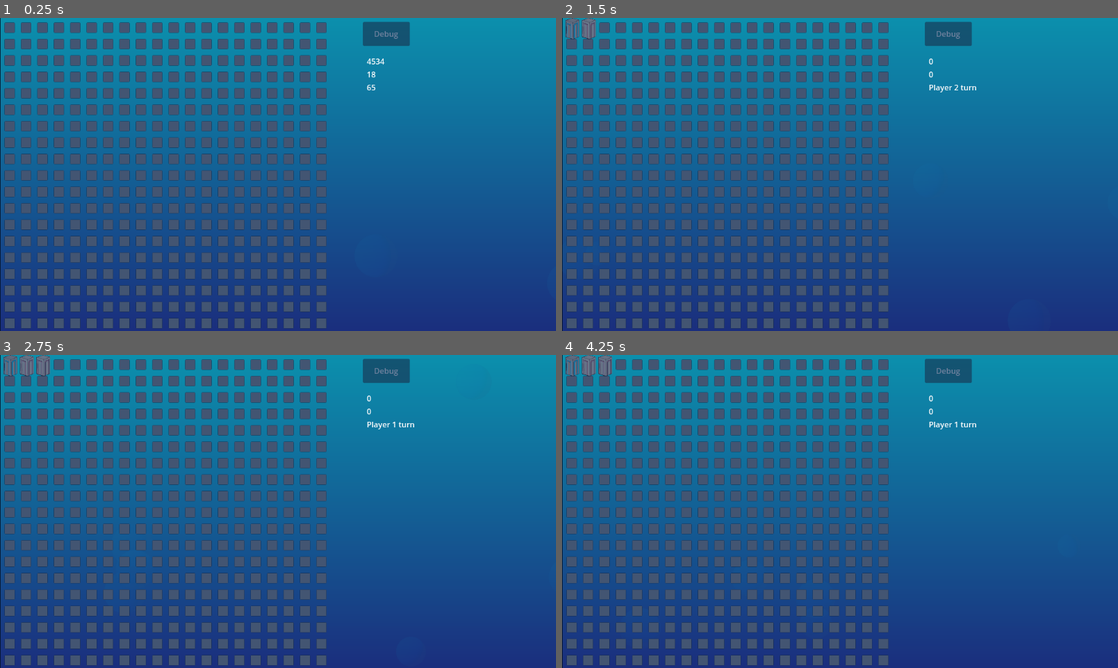
Above: before the commit, frames 1-4 (two rows, left to right).
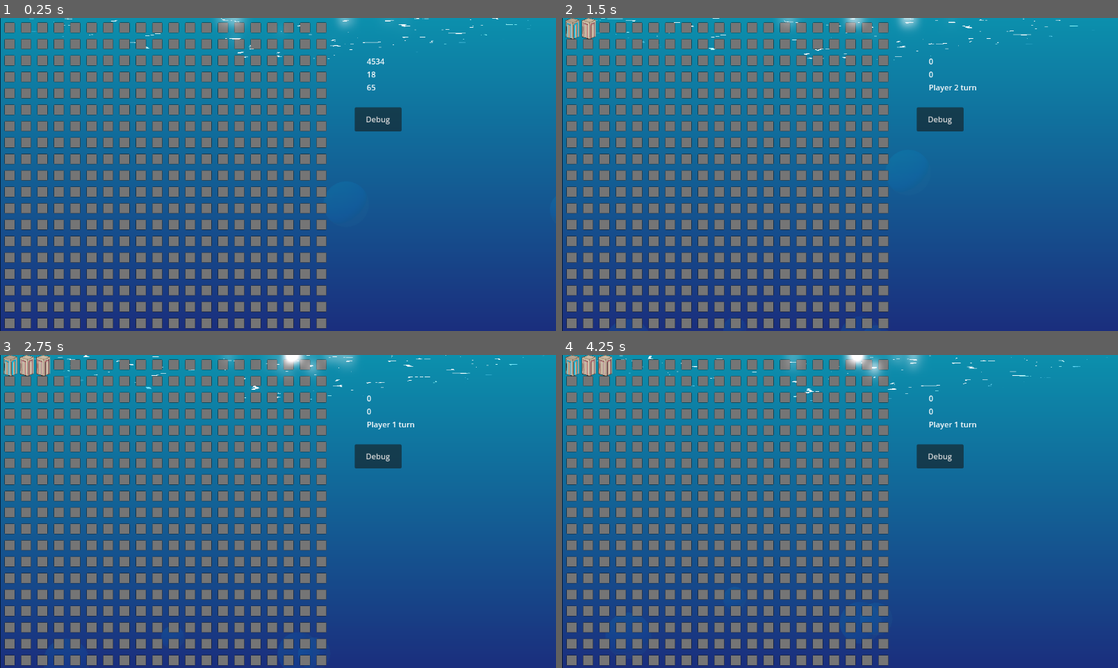
Above: after the commit, the same moments.

Repository: BeadsInCheese/CellularBubbleState
Game: Godot game, scene res://MainGame.tscn
Same seed, same stepped clock (60 frames per second), same inputs: the game is played once before the commit and once after it.
Inputs (mouse positions are in pixels of both pictures, inside the frame that each line leads up to):
- Up to frame 1 (0.25 s): no input
- Up to frame 2 (1.5 s): click (573, 27) at 0.52 s; click (589, 27) at 1.27 s
- Up to frame 3 (2.75 s): click (44, 364) at 2.02 s
- Up to frame 4 (4.25 s): move the mouse to (962, 495) at 2.77 s; click (962, 495) at 2.92 s; move the mouse to (728, 527) at 3.52 s; click (728, 527) at 3.67 s

The runs differ from the first frame. In frame 1, 23% of the frame differs, in the area x 0-96%, y 0-100%; in frame 2, 23%; in frame 3, 24%; in frame 4, 24%, in the area x 0-95%, y 0-100%.

Commit message:
wave shader

Diff:
--- a/gamejam2025/MainGame.tscn
+++ b/gamejam2025/MainGame.tscn
@@ -1,6 +1,7 @@
-[gd_scene load_steps=12 format=3 uid="uid://1bsyxxel7wtb"]
+[gd_scene load_steps=16 format=3 uid="uid://1bsyxxel7wtb"]
 
 [ext_resource type="Script" path="res://Grid.gd" id="1_aixle"]
+[ext_resource type="Shader" path="res://Voronoisurface.gdshader" id="1_qw4ww"]
 [ext_resource type="Script" path="res://PlayerController.gd" id="2_eflv5"]
 [ext_resource type="AudioStream" uid="uid://bopl44gp5ld8e" path="res://resources/loop_bubbles_1.ogg" id="2_s7r41"]
 [ext_resource type="Texture2D" uid="uid://brbwhi7trcf3t" path="res://resources/bubble_player1.png" id="3_w1ryg"]
@@ -11,6 +12,23 @@
 
 [sub_resource type="GradientTexture2D" id="GradientTexture2D_n246t"]
 gradient = SubResource("Gradient_blu0u")
+
+[sub_resource type="FastNoiseLite" id="FastNoiseLite_8v4va"]
+noise_type = 2
+frequency = 0.0776
+offset = Vector3(0, -3.6, 0)
+cellular_distance_function = 1
+cellular_jitter = 1.38
+domain_warp_type = 1
+
+[sub_resource type="NoiseTexture2D" id="NoiseTexture2D_ucuru"]
+seamless = true
+seamless_blend_skirt = 0.3
+noise = SubResource("FastNoiseLite_8v4va")
+
+[sub_resource type="ShaderMaterial" id="ShaderMaterial_w1rf0"]
+shader = ExtResource("1_qw4ww")
+shader_parameter/voronoi = SubResource("NoiseTexture2D_ucuru")
 
 [sub_resource type="Curve" id="Curve_cuygm"]
 _data = [Vector2(0, 1), 0.0, 0.0, 0, 0, Vector2(1, 1), 0.0, 0.0, 0, 0]
@@ -24,15 +42,13 @@
 emission_shape_scale = Vector3(100, 120, 1)
 emission_shape = 3
 emission_box_extents = Vector3(7.325, 1, 1)
-angle_min = 312.6
-angle_max = 430.5
+angle_min = -48.5
+angle_max = 52.0
 direction = Vector3(0, 0, 0)
 spread = 56.728
-initial_velocity_min = 70.46
-initial_velocity_max = 344.0
 angular_velocity_min = -1.60933e-05
 angular_velocity_max = -1.60933e-05
-gravity = Vector3(0, -98, 0)
+gravity = Vector3(0, -5, 0)
 scale_min = 0.1
 scale_max = 0.2
 scale_curve = SubResource("CurveTexture_giy07")
@@ -41,11 +57,11 @@
 [sub_resource type="Environment" id="Environment_in81w"]
 background_mode = 3
 glow_enabled = true
-glow_intensity = 1.27
-glow_strength = 0.22
-glow_blend_mode = 0
-glow_hdr_threshold = 2.27
-glow_hdr_scale = 0.58
+glow_intensity = 1.82
+glow_strength = 0.31
+glow_hdr_threshold = 4.0
+glow_hdr_scale = 1.32
+glow_hdr_luminance_cap = 256.0
 
 [node name="root" type="Node2D"]
 
@@ -55,11 +71,30 @@
 scale = Vector2(10.3003, 18.0381)
 texture = SubResource("GradientTexture2D_n246t")
 
+[node name="ColorRect2" type="ColorRect" parent="."]
+material = SubResource("ShaderMaterial_w1rf0")
+offset_left = 1151.0
+offset_top = -2.0
+offset_right = 1303.0
+offset_bottom = 1148.0
+rotation = 1.5708
+mouse_filter = 2
+
+[node name="ColorRect" type="ColorRect" parent="."]
+offset_left = -18.0
+offset_top = -20.0
+offset_right = 1155.0
+offset_bottom = 657.0
+mouse_filter = 2
+color = Color(0.1144, 0.239213, 0.44, 0.568627)
+
 [node name="GPUParticles2D" type="GPUParticles2D" parent="."]
-position = Vector2(632, 459)
+position = Vector2(448, 737)
+amount = 10
 process_material = SubResource("ParticleProcessMaterial_yj7he")
 texture = ExtResource("3_w1ryg")
-lifetime = 1.77
+lifetime = 11.84
+preprocess = 32.1
 
 [node name="AudioStreamPlayer2D" type="AudioStreamPlayer2D" parent="."]
 stream = ExtResource("2_s7r41")
@@ -73,23 +108,16 @@
 [node name="PlayerController" type="Node2D" parent="."]
 script = ExtResource("2_eflv5")
 
-[node name="Button" type="Button" parent="."]
-offset_left = 752.0
-offset_top = 8.0
-offset_right = 849.0
-offset_bottom = 58.0
-text = "Debug"
-
 [node name="WorldEnvironment" type="WorldEnvironment" parent="."]
 environment = SubResource("Environment_in81w")
 
-[node name="ColorRect" type="ColorRect" parent="."]
-offset_left = -18.0
-offset_top = -20.0
-offset_right = 1155.0
-offset_bottom = 657.0
-mouse_filter = 2
-color = Color(0.1144, 0.239213, 0.44, 0.568627)
+[node name="Button" type="Button" parent="."]
+top_level = true
+offset_left = 735.0
+offset_top = 185.0
+offset_right = 832.0
+offset_bottom = 235.0
+text = "Debug"
 
 [node name="Sidebar" parent="." instance=ExtResource("3_xlshu")]
 offset_left = 760.0
--- /dev/null
+++ b/gamejam2025/Voronoisurface.gdshader
@@ -0,0 +1,26 @@
+shader_type canvas_item;
+
+void vertex() {
+	// Called for every vertex the material is visible on.
+}
+uniform sampler2D voronoi;
+uniform sampler2D SCREEN_TEXTURE:hint_screen_texture;
+void fragment() {
+	 vec4 bg_color = texture( SCREEN_TEXTURE, SCREEN_UV );;
+	COLOR.a=0.5-abs(0.5-UV.y)-UV.x*UV.x;
+if(COLOR.a<0.){
+	discard;
+}
+	vec4 t=max((texture(voronoi,0.01*sin(UV.x*1.*TIME*2.)+fract((UV*(0.02*(UV.x)+1.))-vec2(TIME,0)*0.02))),0);
+	if(t.r<0.6){
+		discard;
+	}
+	COLOR=mix(t+10.,bg_color,1.-COLOR.a);
+
+
+}
+
+//void light() {
+	// Called for every pixel for every light affecting the CanvasItem.
+	// Uncomment to replace the default light processing function with this one.
+//}
